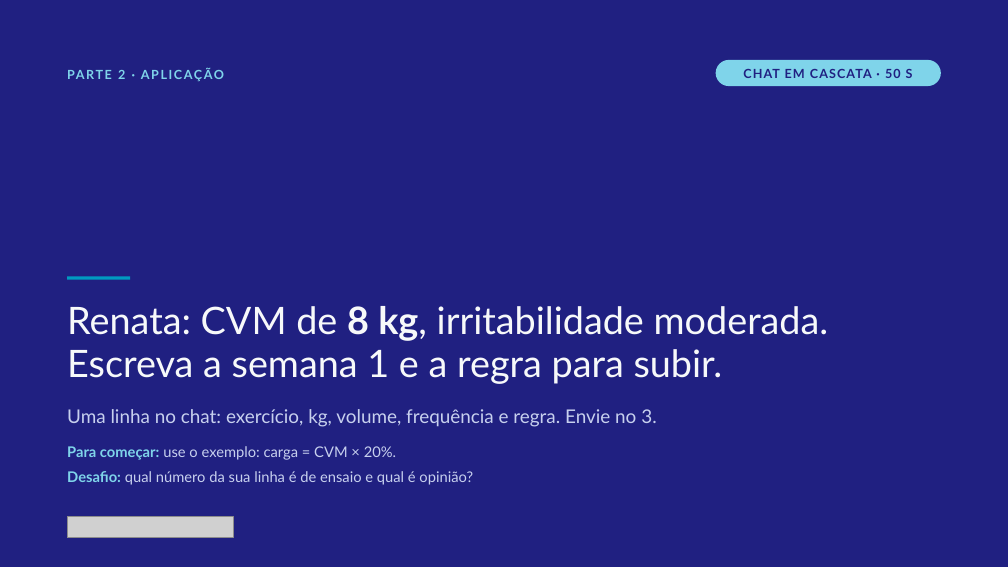
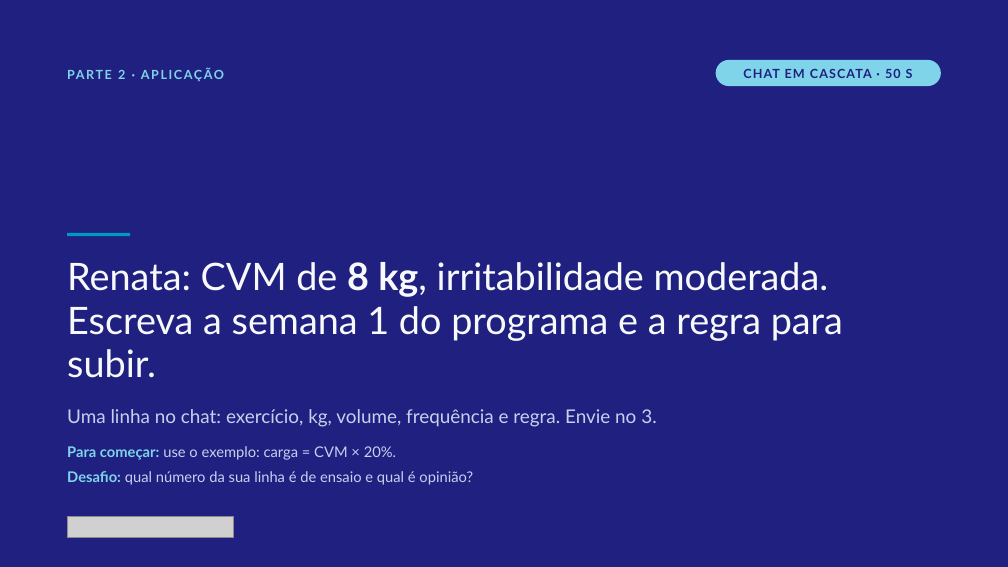
Before and after one commit to dossantosdanieel/illic, a slide deck: slide 16 of aulas/2026-11-cotovelo-lateral-2-reabilitacao/04_aula/cotovelo-lateral-2-reabilitacao.pptx. Drawn at 1008x567 pixels with LibreOffice and Linux fonts; fonts in the diff are those of the drawing; grey boxes stand for pictures. Boxes give left, top, right and bottom in pixels: in the first picture for what was removed or moved away, otherwise in the second. Text is boxed around its words. In the diff, an @@ line names an element or a change of style, - is before the commit and + after.

```diff
--- a/aulas/2026-11-cotovelo-lateral-2-reabilitacao/04_aula/cotovelo-lateral-2-reabilitacao.pptx
+++ b/aulas/2026-11-cotovelo-lateral-2-reabilitacao/04_aula/cotovelo-lateral-2-reabilitacao.pptx
@@ rectangle: place and size @@
-rectangle at [67, 277, 130, 280]
+rectangle at [67, 233, 130, 236]
@@ text at [67, 262, 843, 378]: text changed @@
-Renata: CVM de 8 kg, irritabilidade moderada. Escreva a semana 1 e a regra para subir.
+Renata: CVM de 8 kg, irritabilidade moderada. Escreva a semana 1 do programa e a regra para subir.
```
Also in this commit, not shown: 8 other slides changed, 21 other files.
